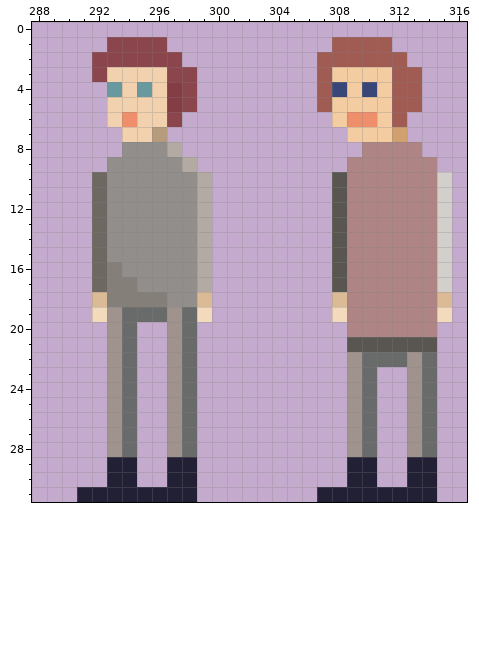
Two versions of one pixel-art file, img/Characters.aseprite. Above, as it was before the edit.
320x32 pixels, 1 frame. Colours within 5 levels of each other are drawn and written as one. Shown: x 288..316, y 0..31. The commit also changed other parts of the picture, which this record leaves out.
Now the later version:
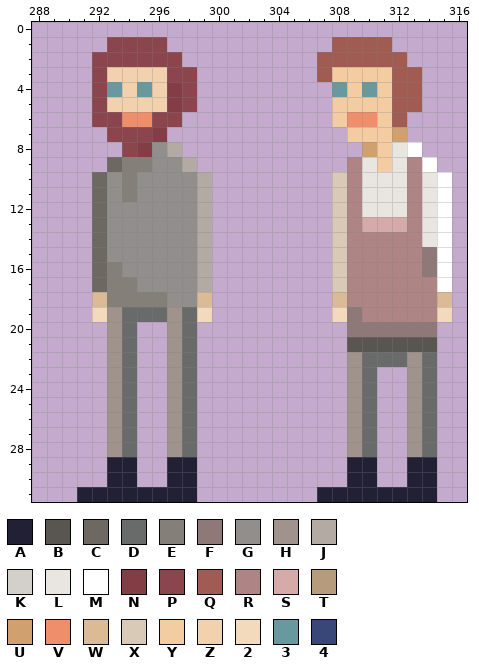
Palette (. is transparent): A #222034  B #595652  C #6d6861  D #696a6a  E #847f79  F #8e7878  G #918e8b  H #a0938e  J #b2aaa3  K #d3cfca  L #e9e6e2  M #ffffff  N #833d44  P #8b454c  Q #a05b53  R #ae8484  S #d7aaaa  T #b79b7d  U #d0a16e  V #ee8e6b  W #dbba96  X #d8cab7  Y #f4cca1  Z #f1d1ae  2 #f4dabd  3 #68999f  4 #394778
The edit:
Layers "Clothing", "Hair", "Skin":
y 4: x 292 . -> P; x 307..308 Q4 -> .3; x 310 4 -> 3
y 5: x 292 . -> P; x 307 Q -> .
y 6: x 292..293 .Z -> PP; x 295..296 ZZ -> VP
y 7: x 293..296 .ZZT -> PPPN
y 8: x 294..295 GG -> PN; x 310..313 RRRR -> UYLM
y 9: x 293..295 GGG -> CEE; x 310..312 RRR -> LYL; x 314 R -> M
y 10..11: x 294 G -> E; x 308 B -> X; x 310..312 RRR -> LLL; x 314..315 RK -> LM
y 12: x 308 B -> X; x 310..312 RRR -> LLL; x 314..315 RK -> LM
y 13: x 308 B -> X; x 310..312 RRR -> SSS; x 314..315 RK -> LM
y 14: x 308 B -> X; x 314..315 RK -> LM
y 15..16: x 308 B -> X; x 314..315 RK -> FM
y 17: x 308 B -> X; x 315 K -> M
y 19: x 309 R -> F
y 20: x 309..314 RRRRRR -> FFFFFF
